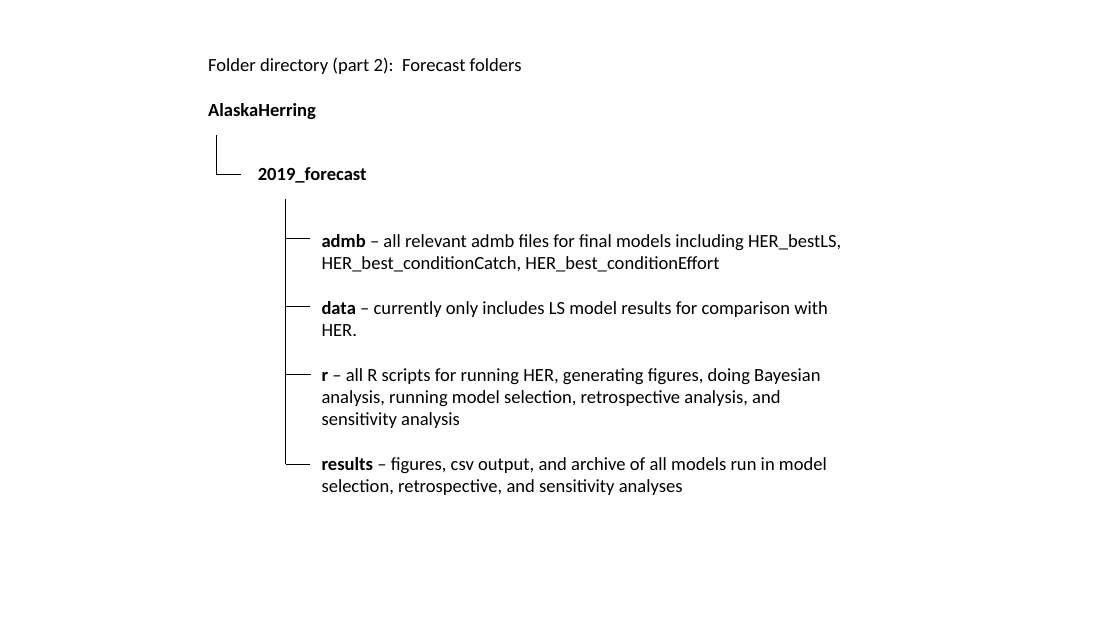
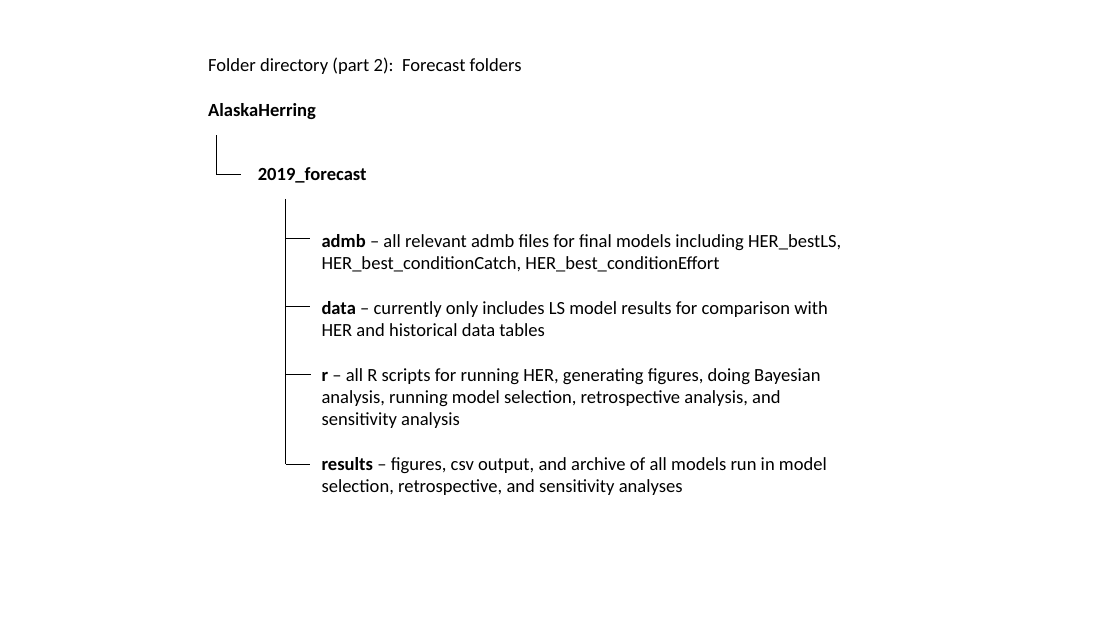
Before and after one commit to commfish/AlaskaHerring, a slide deck: slide 4 of technical_docs/folder_organization.pptx. Drawn at 1120x630 pixels with LibreOffice and Linux fonts; fonts in the diff are those of the drawing. Boxes give left, top, right and bottom in pixels: in the first picture for what was removed or moved away, otherwise in the second. Text is boxed around its words. In the diff, an @@ line names an element or a change of style, - is before the commit and + after.

```diff
--- a/technical_docs/folder_organization.pptx
+++ b/technical_docs/folder_organization.pptx
@@ text at [322, 301, 828, 336]: text changed @@
-data – currently only includes LS model results for comparison with HER.
+data – currently only includes LS model results for comparison with HER and historical data tables
```
Also in this commit, not shown: 4 other slides changed, 2 slides added, 26 other files.
